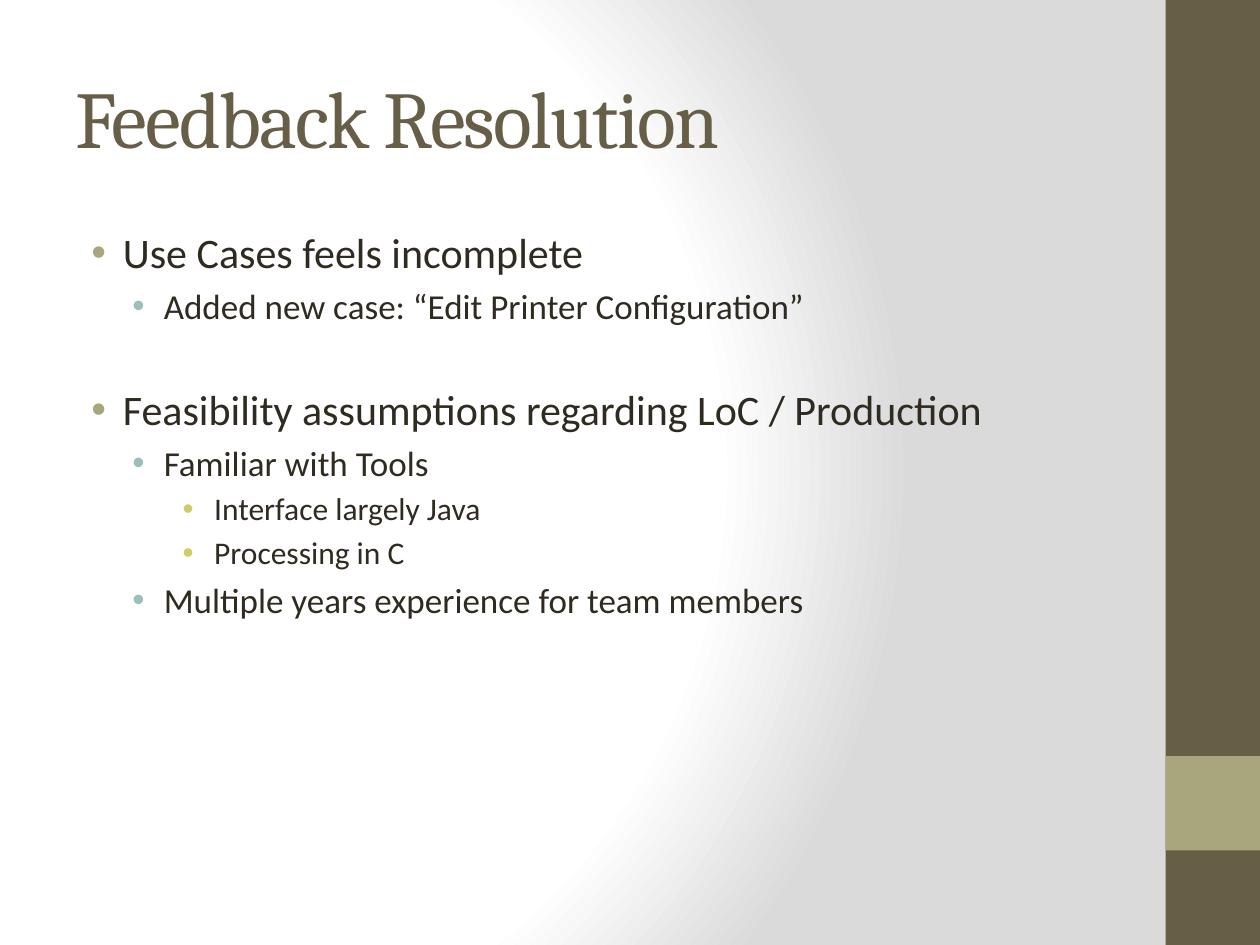
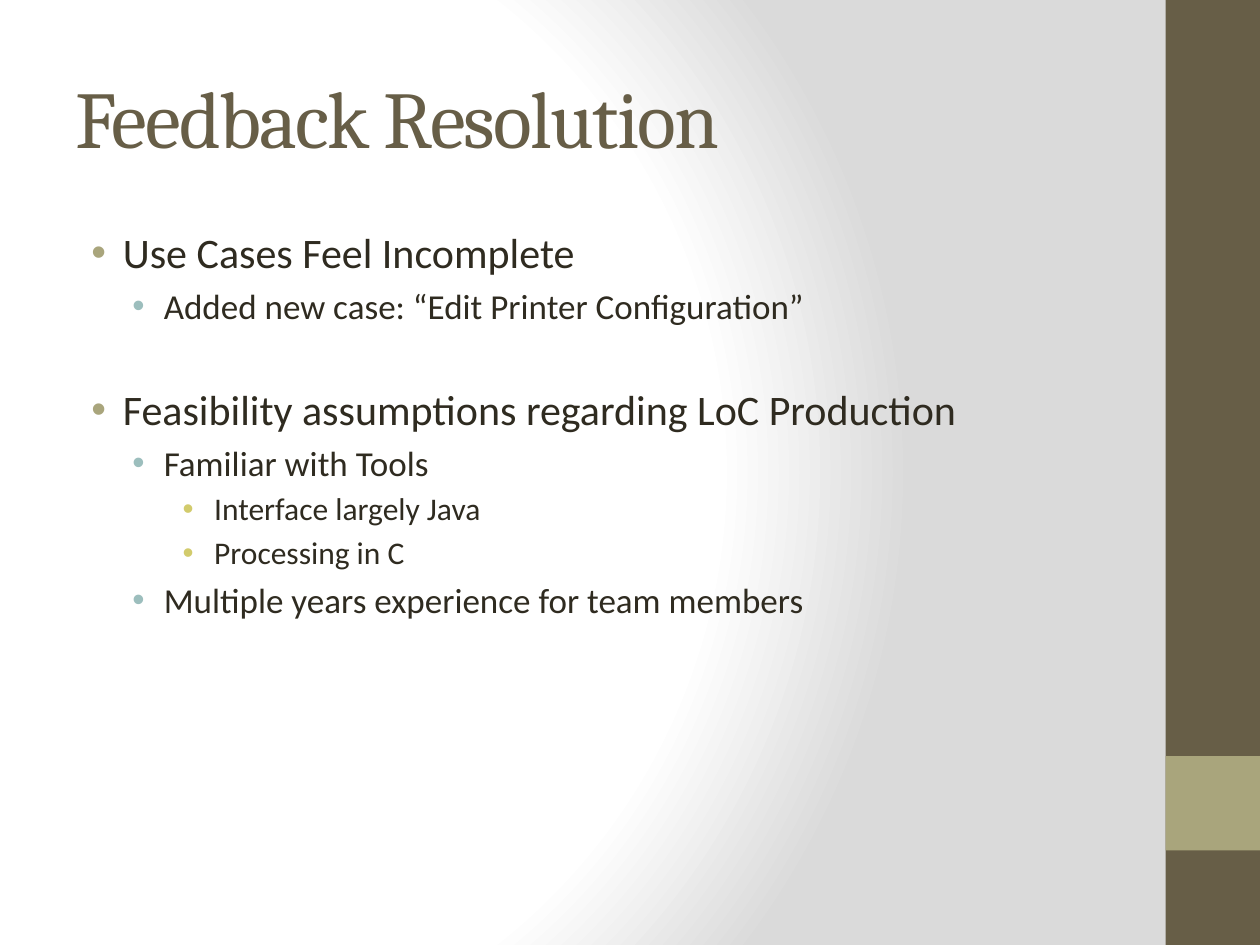
Before and after one commit to qpHalcy0n/SRDesign, a slide deck: slide 6 of Status Updates/2013 11 14.pptx (slide 5 before the commit). Drawn at 1260x945 pixels with LibreOffice and Linux fonts; fonts in the diff are those of the drawing. Boxes give left, top, right and bottom in pixels: in the first picture for what was removed or moved away, otherwise in the second. Text is boxed around its words. In the diff, an @@ line names an element or a change of style, - is before the commit and + after.

```diff
--- a/Status Updates/2013 11 14.pptx
+++ b/Status Updates/2013 11 14.pptx
@@ text at (123,239,575,275): text changed @@
-• Use Cases feels incomplete
+• Use Cases Feel Incomplete
@@ text at (123,396,956,433): text changed @@
-• Feasibility assumptions regarding LoC / Production
+• Feasibility assumptions regarding LoC Production
```
Also in this commit, not shown: 3 other slides changed, 1 slide added.
